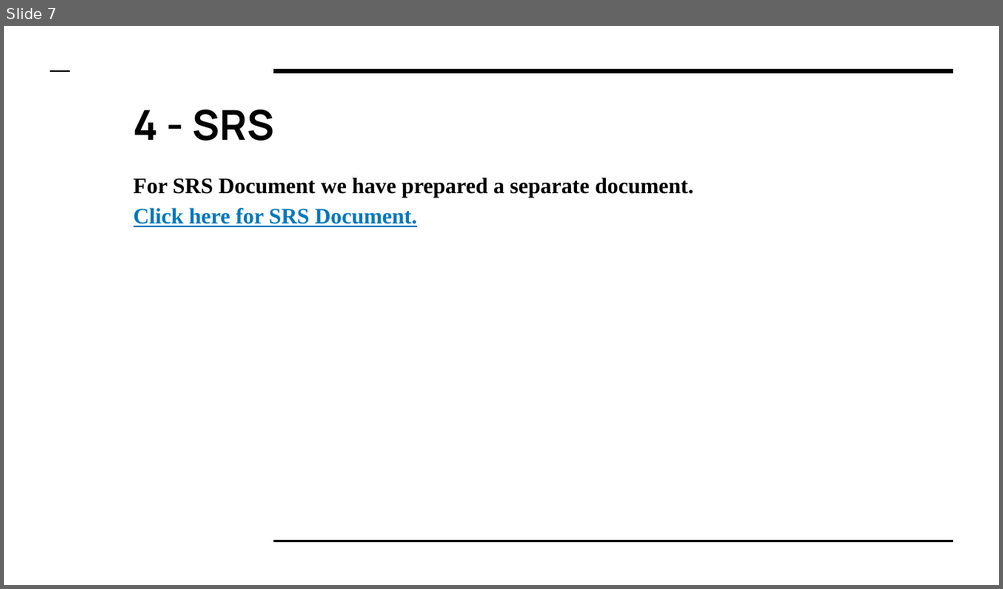
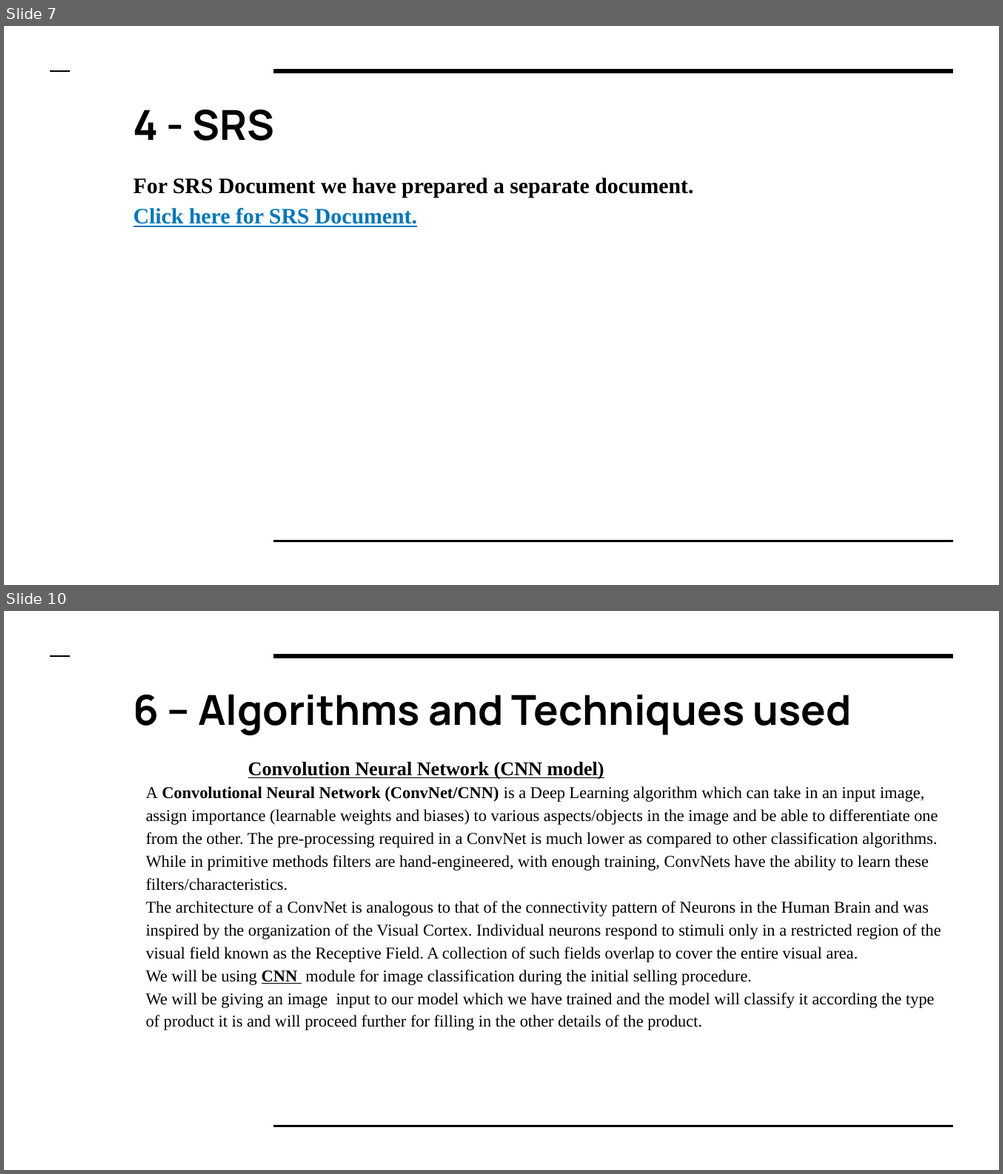
Before and after one commit to meetb007/kissan-bandhu, a slide deck: documents/kisaan Bandhu.pptx. Shown one above the other, each under a label of ours: slide 7 before the commit, slides 7 and 10 after it; the slides between them are not shown. The pictures are 1003x589 and 1003x1174 pixels, drawn with LibreOffice and Linux fonts; fonts in the diff are those of the drawing. Boxes give left, top, right and bottom in pixels: in the first picture for what was removed or moved away, otherwise in the second. Text is boxed around its words. In the diff, an @@ line names an element or a change of style, - is before the commit and + after.

```diff
--- a/documents/kisaan Bandhu.pptx
+++ b/documents/kisaan Bandhu.pptx
@@ slide 10 added at <box>4,611,999,1170</box>, background #FFFFFF; not listed: 3 template elements that a slide beside it also shows @@
@@ title added at <box>134,695,852,735</box>, 30 pt, text #000000, bold @@
+6 – Algorithms and Techniques used
@@ text added at <box>146,762,940,1031</box>, 12 pt, text #000000 @@
+    Convolution Neural Network (CNN model)
+A Convolutional Neural Network (ConvNet/CNN) is a Deep Learning algorithm which can take in an input image, assign importance (learnable weights and biases) to various aspects/objects in the image and be able to differentiate one from the other. The pre-processing required in a ConvNet is much lower as compared to other classification algorithms. While in primitive methods filters are hand-engineered, with enough training, ConvNets have the ability to learn these filters/characteristics.
+The architecture of a ConvNet is analogous to that of the connectivity pattern of Neurons in the Human Brain and was inspired by the organization of the Visual Cortex. Individual neurons respond to stimuli only in a restricted region of the visual field known as the Receptive Field. A collection of such fields overlap to cover the entire visual area.
+We will be using CNN module for image classification during the initial selling procedure.
+We will be giving an image input to our model which we have trained and the model will classify it according the type of product it is and will proceed further for filling in the other details of the product.
```
Also in this commit, not shown: 8 slides changed, 12 other slides added, 6 other files.
